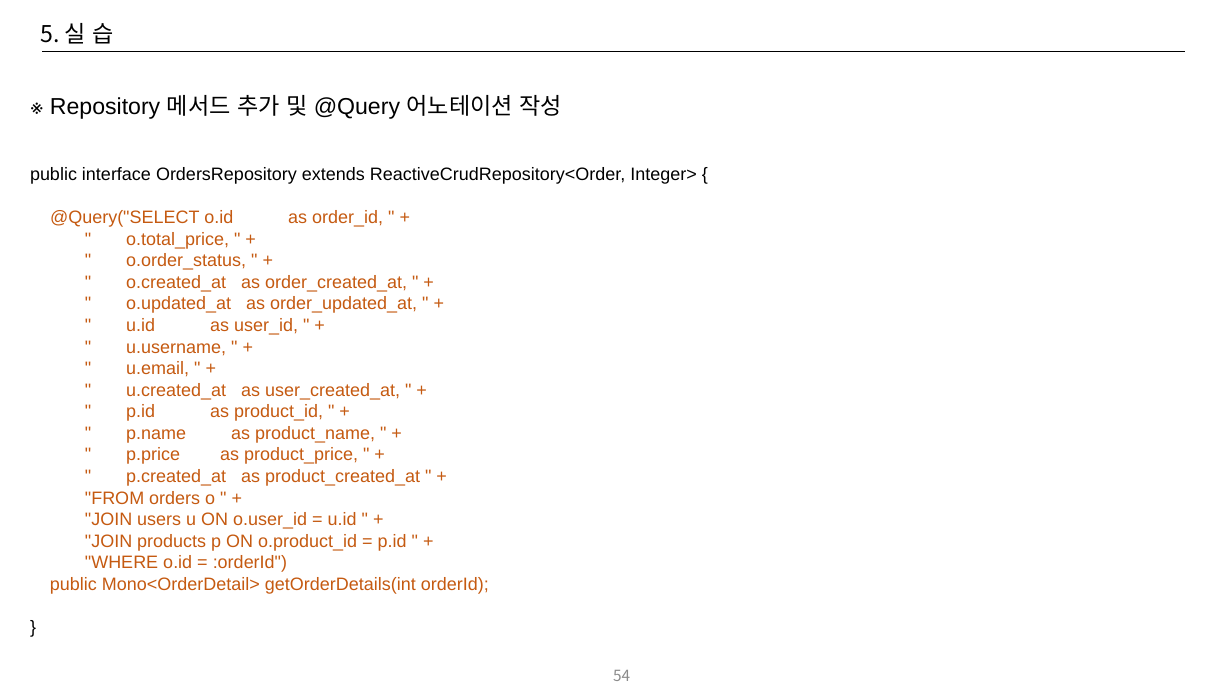
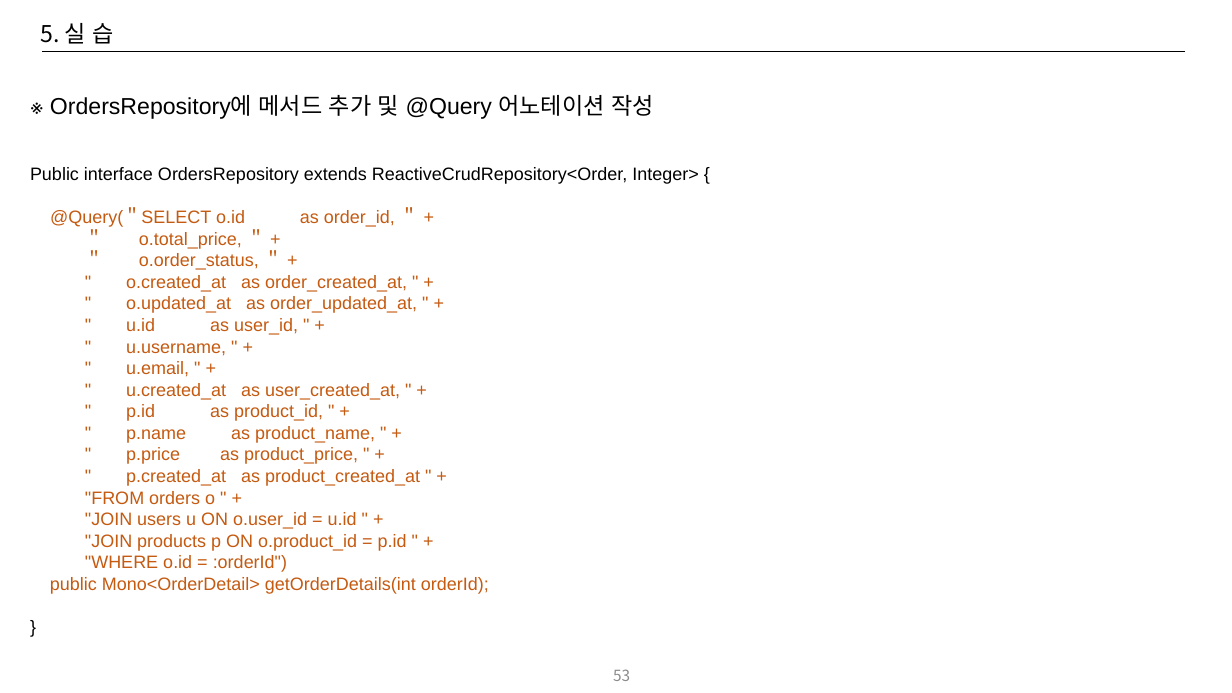
Before and after one commit to CYEOL2/webflux_example, a slide deck: slide 53 of doc/Reactive Programing 교육자료_20250714_v02.pptx (slide 54 before the commit). Drawn at 1232x693 pixels with LibreOffice and Linux fonts; fonts in the diff are those of the drawing. Boxes give left, top, right and bottom in pixels: in the first picture for what was removed or moved away, otherwise in the second. Text is boxed around its words. In the diff, an @@ line names an element or a change of style, - is before the commit and + after.

```diff
--- a/doc/Reactive Programing 교육자료_20250714_v02.pptx
+++ b/doc/Reactive Programing 교육자료_20250714_v02.pptx
@@ text at (x1=30, y1=95, x2=698, y2=270): text changed @@
-※ Repository 메서드 추가 및 @Query 어노테이션 작성
-public interface OrdersRepository extends ReactiveCrudRepository<Order, Integer> {
-@Query("SELECT o.id as order_id, " +
-" o.total_price, " +
-" o.order_status, " +
+※ OrdersRepository에 메서드 추가 및 @Query 어노테이션 작성
+Public interface OrdersRepository extends ReactiveCrudRepository<Order, Integer> {
+@Query(＂SELECT o.id as order_id, ＂ +
+＂ o.total_price, ＂ +
+＂ o.order_status, ＂ +
@@ page number at (x1=613, y1=669, x2=630, y2=681): text changed @@
-54
+53
```
Also in this commit, not shown: 16 other slides changed, 3 slides added, 2 slides removed, 4 other files.
